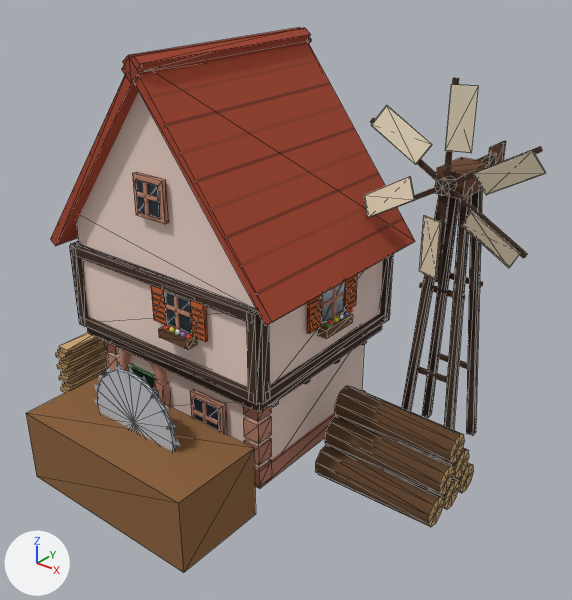
What one commit did to the glTF model models/saegewerk.glb.
Both versions are drawn from a 50 mm lens placed at (5.5, -5.94, 5.36), pointed at (0.87, -0.16, 1.78). Lighting does not change. The marker at lower left points along +X, +Y and +Z. The picture after the commit comes second. Mesh edges are drawn as thin lines on the coarser meshes. Where no turn or scale is listed for an object, it has been applied to the vertices.
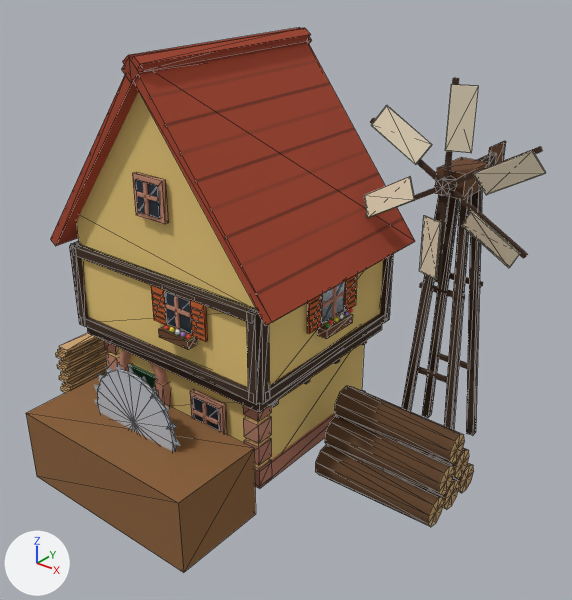
The change, as a diff of the scene's bpy script:
```diff
--- a/models/saegewerk.glb.py
+++ b/models/saegewerk.glb.py
@@ mat_material_0 @@
 mat_material_0 = principled_material('Material_0')
-mat_material_0.base_color = (0.863, 0.672, 0.604)  # pale pink #efd6cc
+mat_material_0.base_color = (0.807, 0.578, 0.188)  # yellow #e8c878
 mat_material_0.roughness = 1.0
```

Location of each change, [x1, y1, x2, y2] in pixels of the pictures (572 x 600 px):
'Mesh_163', recoloured (pale pink to yellow)
    both: [77, 92, 257, 310]
'Mesh_29', recoloured (pale pink to yellow)
    both: [77, 245, 256, 387]
'Mesh_0', recoloured
    both: [107, 344, 364, 468]
'Mesh_93', recoloured (pale pink to yellow)
    both: [269, 260, 383, 385]
